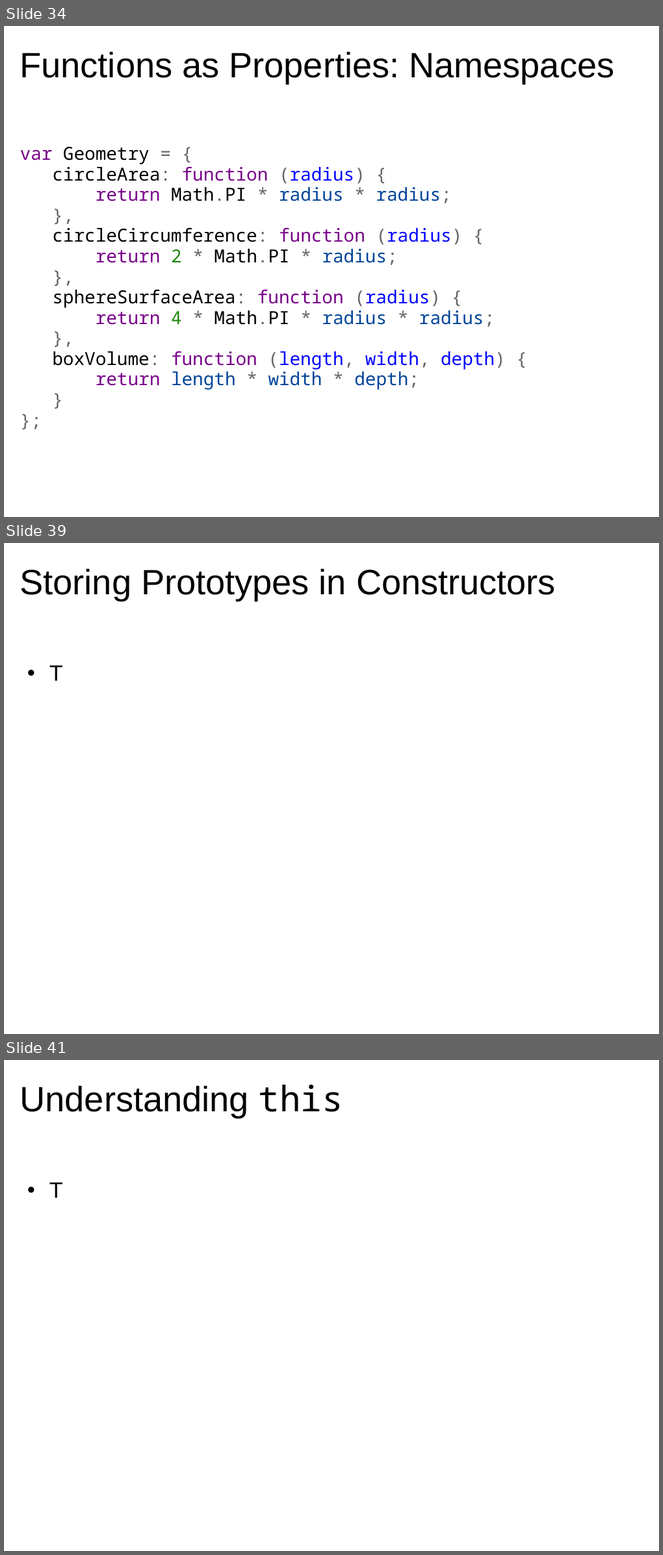
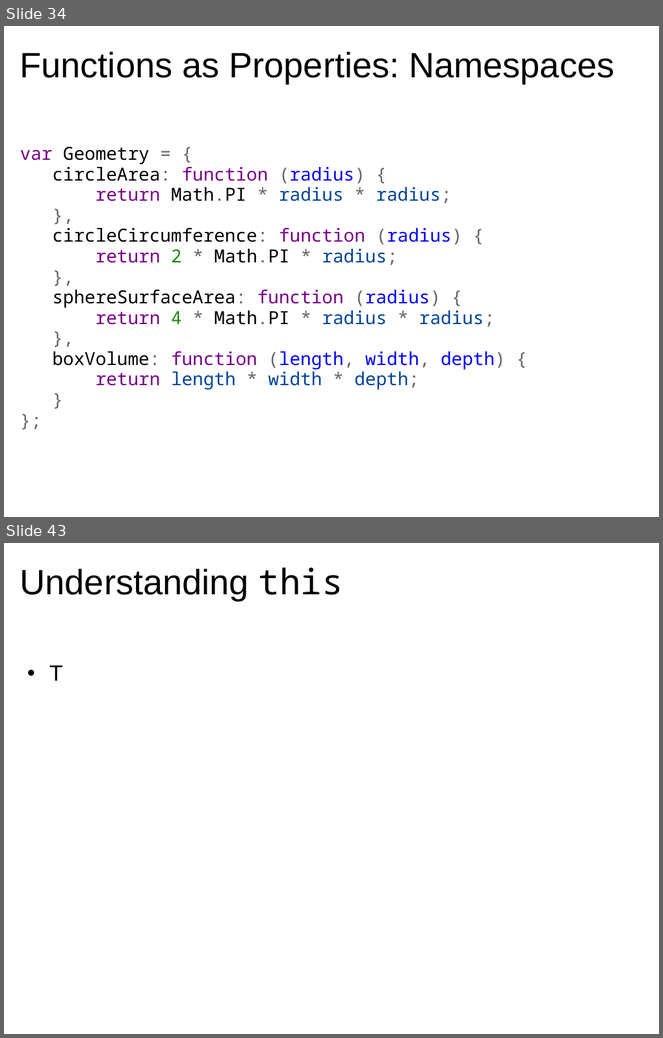
Before and after one commit to dondi/javascript-book, a slide deck: presentations/Chapter_5_Presentation.ppt. Shown one above the other, each under a label of ours: slides 34, 39 and 41 before the commit, slides 34 and 43 after it; the slides between them are not shown. The pictures are 663x1555 and 663x1038 pixels, drawn with LibreOffice and Linux fonts; fonts in the diff are those of the drawing; background and template pictures are left out. Boxes give left, top, right and bottom in pixels: in the first picture for what was removed or moved away, otherwise in the second. Text is boxed around its words. In the diff, an @@ line names an element or a change of style, - is before the commit and + after.

```diff
--- a/presentations/Chapter_5_Presentation.ppt
+++ b/presentations/Chapter_5_Presentation.ppt
@@ slide 39 removed at <box>4,543,659,1034</box>, background picture (left out) @@
@@ title removed at <box>20,568,556,601</box> @@
-Storing Prototypes in Constructors
@@ text removed at <box>50,665,63,681</box> @@
-  • T
@@ what was slide 41 is now slide 43 @@
```
Also in this commit, not shown: 3 slides changed, 6 slides added, 3 other slides removed.
